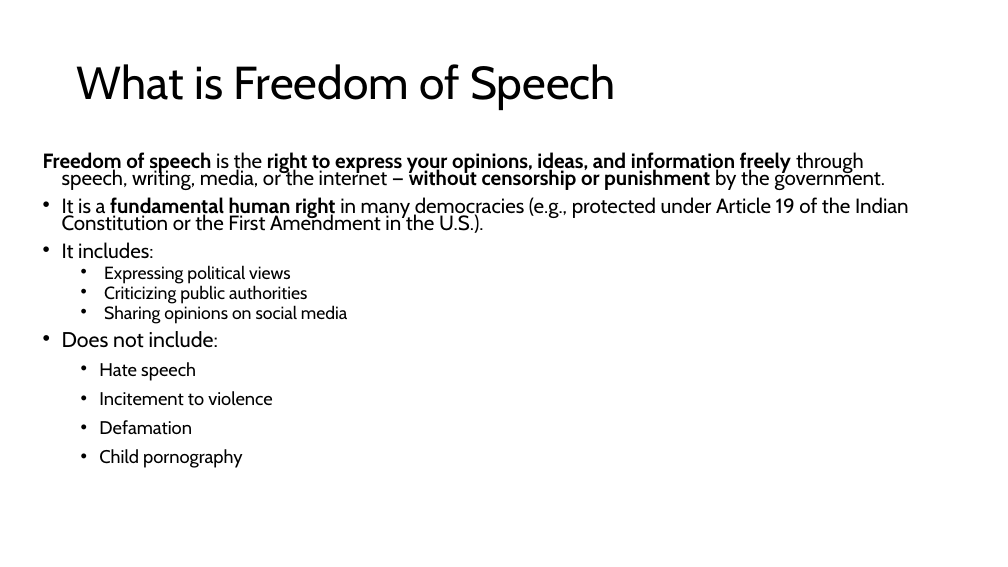
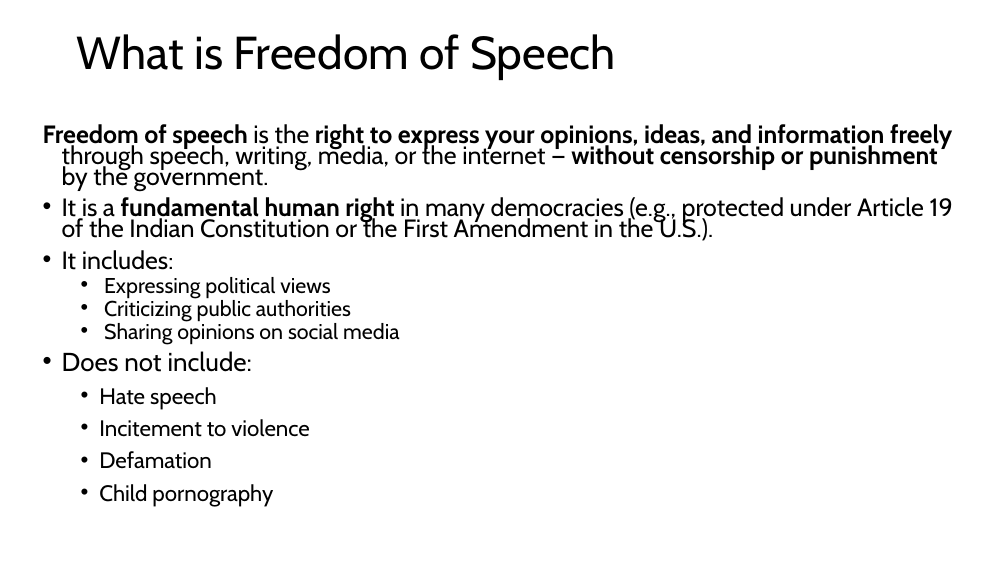
Before and after one commit to shakiliitju/M.Sc-in-ICT, a slide deck: slide 34 of Semester 2/Applied Cyber Security/Lecture/L7.pptx (slide 36 before the commit). Drawn at 1008x567 pixels with LibreOffice and Linux fonts; fonts in the diff are those of the drawing. Boxes give left, top, right and bottom in pixels: in the first picture for what was removed or moved away, otherwise in the second. Text is boxed around its words. In the diff, an @@ line names an element or a change of style, - is before the commit and + after.

```diff
--- a/Semester 2/Applied Cyber Security/Lecture/L7.pptx
+++ b/Semester 2/Applied Cyber Security/Lecture/L7.pptx
@@ title "What is Freedom of Speech": place and size @@
-title "What is Freedom of Speech" at (77, 64, 616, 110)
+title "What is Freedom of Speech" at (77, 34, 616, 80)
@@ text "Freedom of speech is the ...": place and size @@
-text "Freedom of speech is the ..." at (43, 152, 909, 468)
+text "Freedom of speech is the ..." at (43, 124, 953, 507)
@@ text "Freedom of speech is the ..." at (43, 124, 953, 507): size 19.6 to 23.8 pt in "Freedom of speech is the right to ...", "It is a fundamental human right in ...", "It includes:"; size 16.8 to 20.4 pt in "Expressing political views", "Criticizing public authorities", "Sharing opinions on social media"; size 20.3 to 24.6 pt in "Does not include:"; size 17.5 to 21.2 pt in "Hate speech", "Incitement to violence", "Defamation", "Child pornography" @@
```
Also in this commit, not shown: 25 other slides changed, 2 slides removed.
